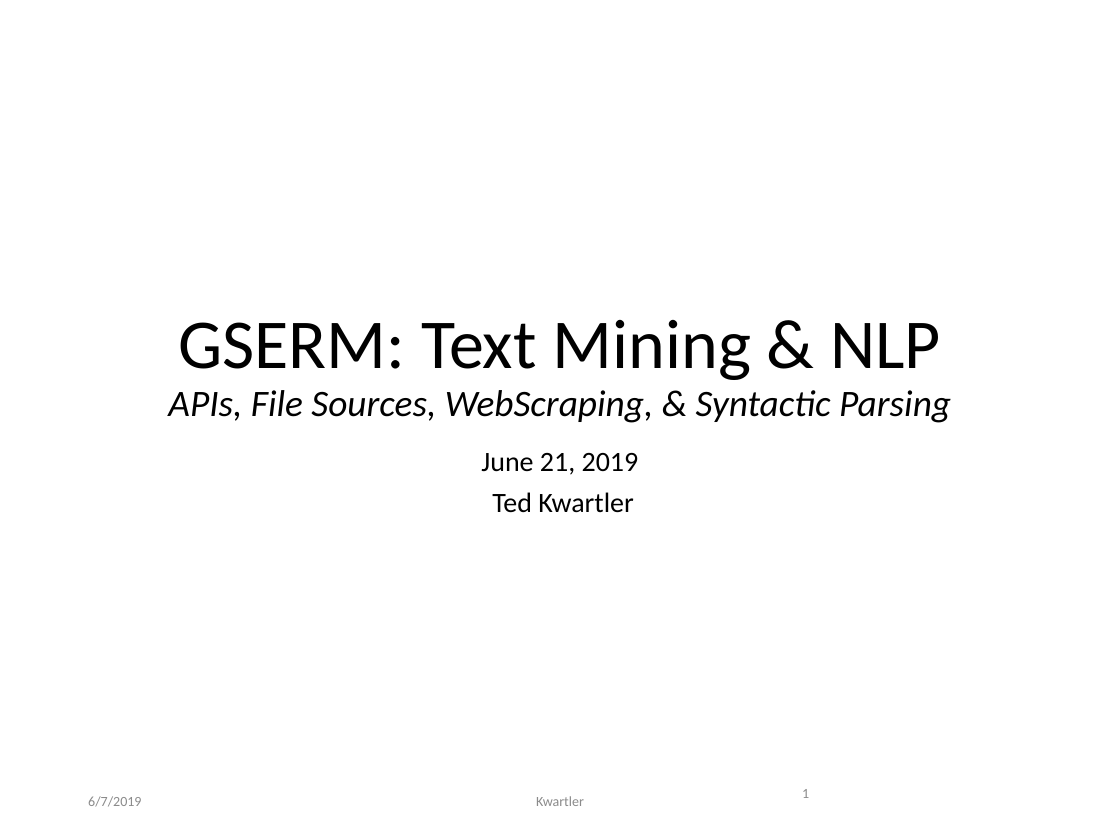
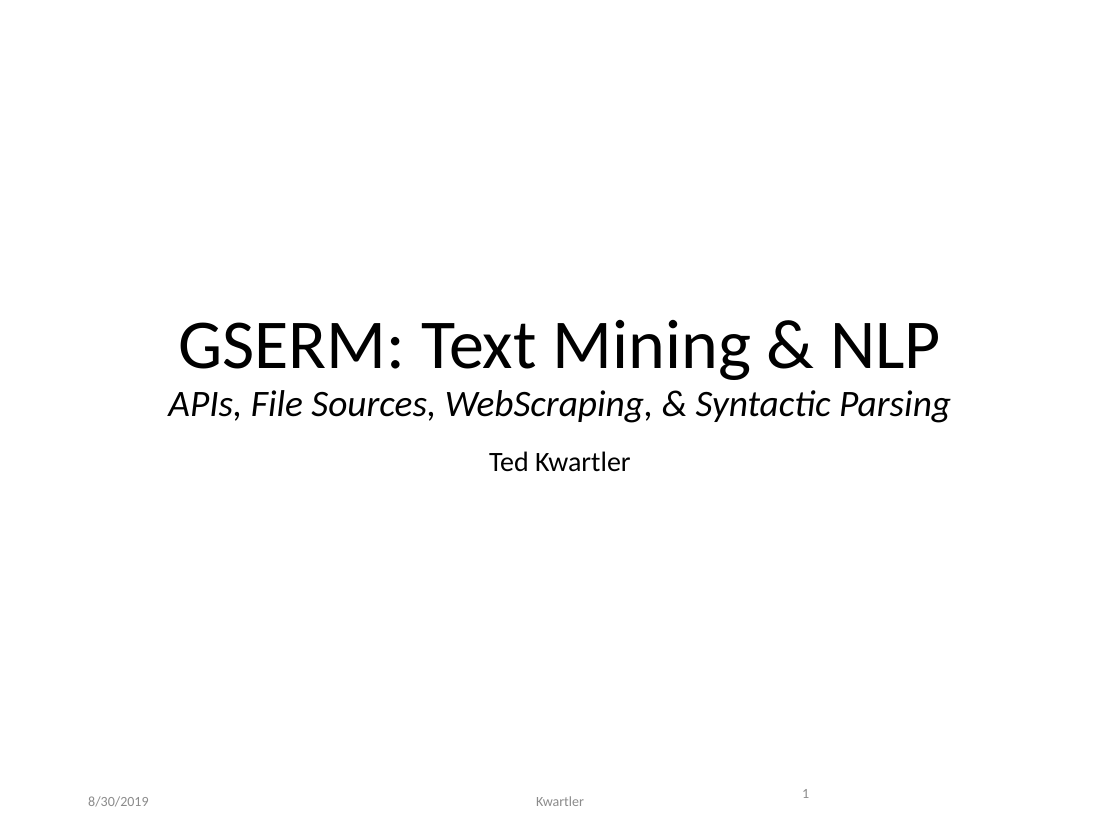
Before and after one commit to kwartler/GSERM_TextMining, a slide deck: slide 1 of E_Friday/GSERM_Friday_SyntacticParsing.pptx. Drawn at 1120x840 pixels with LibreOffice and Linux fonts; fonts in the diff are those of the drawing; background and template pictures are left out. Boxes give left, top, right and bottom in pixels: in the first picture for what was removed or moved away, otherwise in the second. Text is boxed around its words. In the diff, an @@ line names an element or a change of style, - is before the commit and + after.

```diff
--- a/E_Friday/GSERM_Friday_SyntacticParsing.pptx
+++ b/E_Friday/GSERM_Friday_SyntacticParsing.pptx
@@ subtitle at <box>481,453,639,475</box>: paragraph removed @@
-June 21, 2019
@@ text at <box>88,796,148,807</box>: text changed @@
-6/7/2019
+8/30/2019
```
Also in this commit, not shown: 16 other slides changed.
